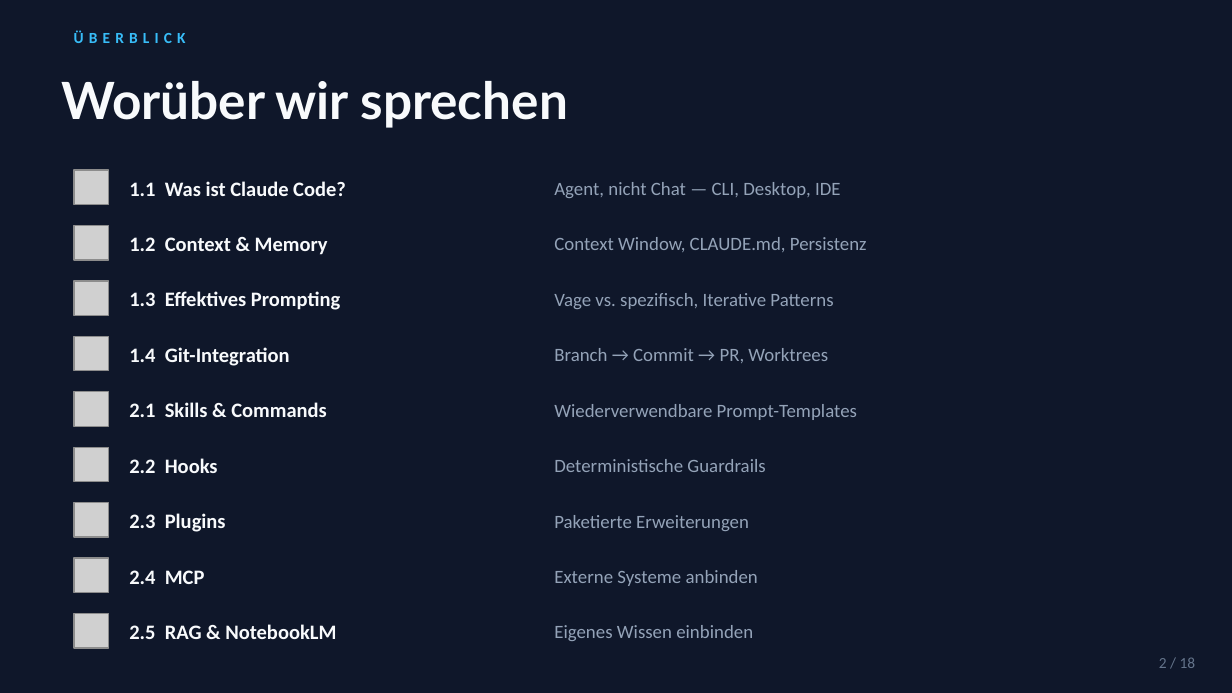
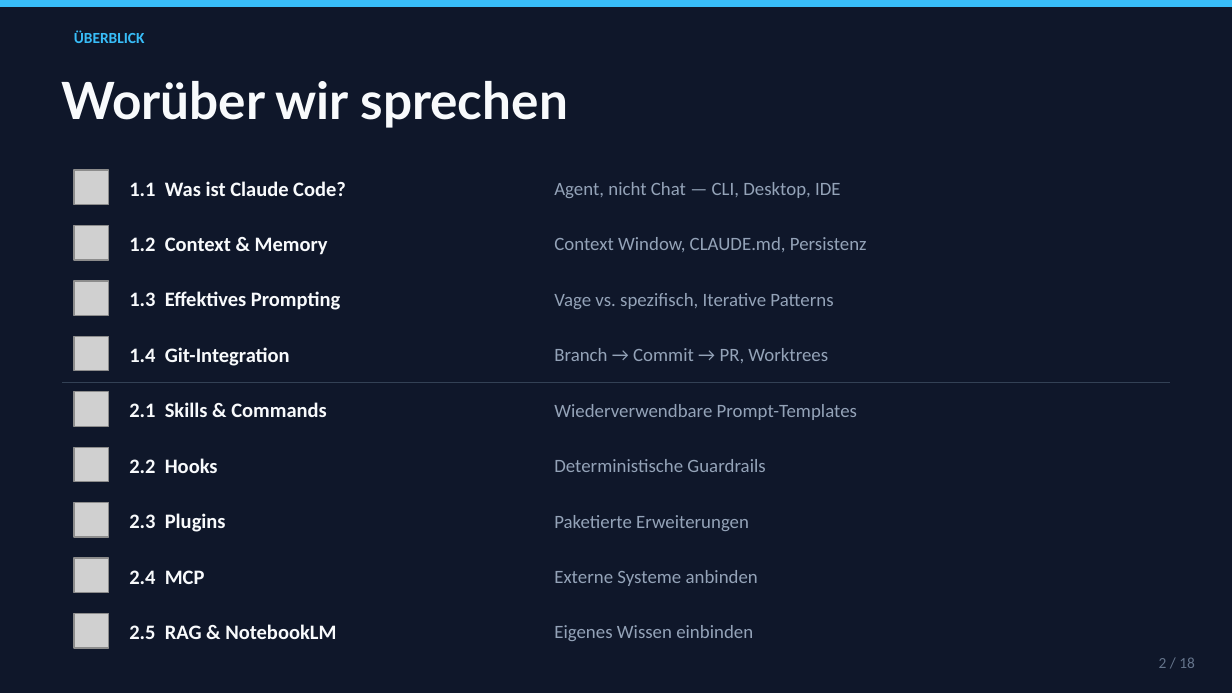
Before and after one commit to willneverusegit/dynamic-workshop, a slide deck: slide 2 of claude-code-workshop.pptx. Drawn at 1232x693 pixels with LibreOffice and Linux fonts; fonts in the diff are those of the drawing; grey boxes stand for pictures. Boxes give left, top, right and bottom in pixels: in the first picture for what was removed or moved away, otherwise in the second. Text is boxed around its words. In the diff, an @@ line names an element or a change of style, - is before the commit and + after.

```diff
--- a/claude-code-workshop.pptx
+++ b/claude-code-workshop.pptx
@@ rectangle removed at [0,0,1232,7] @@
@@ freeform shape added at [0,0,1232,7], fill #38BDF8 @@
@@ text "ÜBERBLICK" at [74,30,145,43]: letter spacing 3 to 0 pt @@
@@ rectangle removed at [62,382,1170,383] @@
@@ freeform shape added at [62,382,1170,383], fill #334155 @@
```
Also in this commit, not shown: 17 other slides changed, 7 other files.
